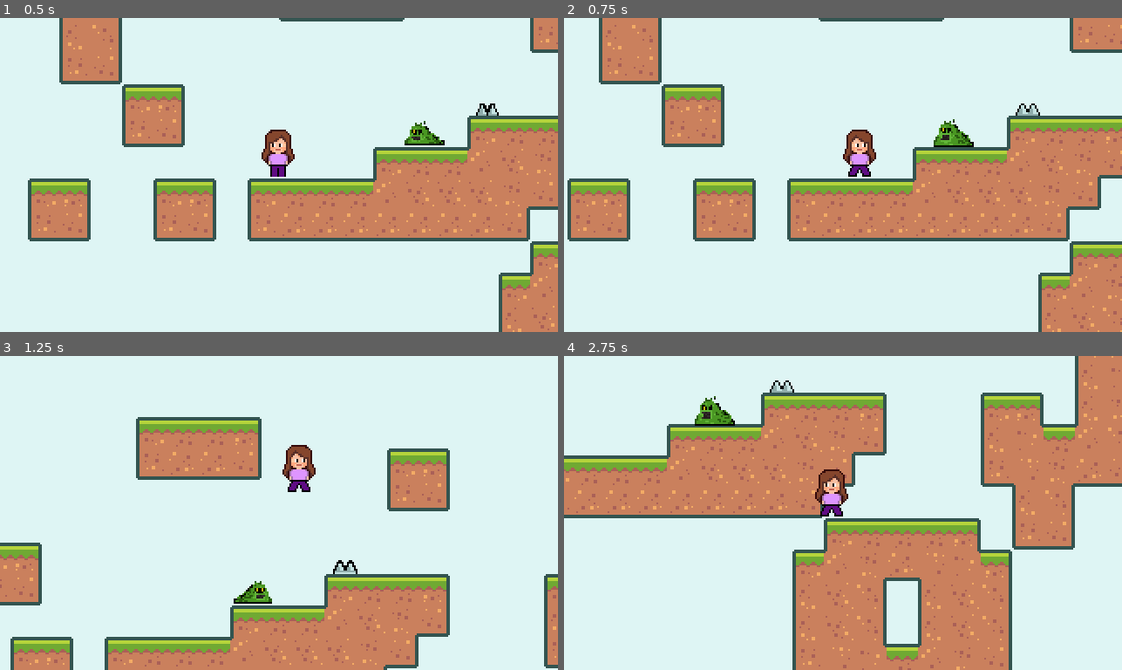
Above: before the commit, frames 1-4 (two rows, left to right).
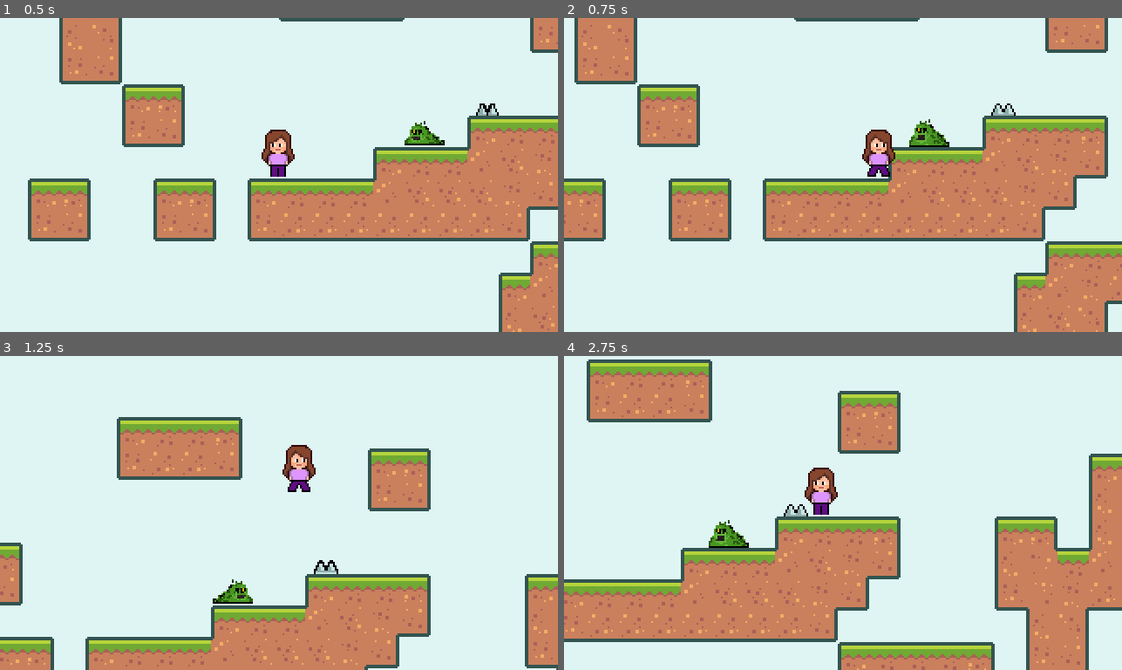
Above: after the commit, the same moments.

Repository: kirpiim/EqoQuest
Game: Godot game, scene res://scenes/BaseLevel.tscn
The game is run twice, just before and just after one commit, with the same random seed, the same clock (stepped at 60 frames per second) and the same inputs. This scene is started directly instead of the project's main scene.
Inputs:
- Up to frame 1 (0.5 s): no input
- Up to frame 2 (0.75 s): hold Right (move_right) from 0.53 s (still down); tap Shift (dash) at 0.6 s
- Up to frame 3 (1.25 s): keep holding Right (move_right); tap W (jump) at 0.77, 0.8, 1.07 s
- Up to frame 4 (2.75 s): tap W (jump) at 1.35, 1.52, 1.82, 2.3 s; tap Shift (dash) at 1.55, 2.1 s; release Right (move_right) at 2.03 s; hold Left (move_left) from 2.03 s (still down)

Frame 1 is identical in both runs. In frame 2, 19% of the frame differs, in the area x 0-100%, y 0-100%; in frame 3, 11%; in frame 4, 61%.

Commit message:
feat(player): implement dash movement state with acceleration decay
- Added DASHING state to player finite state machine alongside NORMAL
- Introduced configurable dash speed parameters (`maxDashSpeed`, `minDashSpeed`)
- Implemented `change_state()` utility for controlled state transitions
- Added `process_dash()` to handle dash behavior:
  • Initializes horizontal velocity burst based on facing direction
  • Plays jump animation when dash begins
  • Applies velocity decay using lerp until falling below minimum threshold
  • Transitions back to NORMAL state after dash completes
- Integrated dash trigger into NORMAL state logic with input binding
- Ensured dash mechanics remain consistent with existing jump/gravity system

Diff:
--- a/scenes/Player.gd
+++ b/scenes/Player.gd
@@ -1,6 +1,8 @@
 extends KinematicBody2D
 
 signal died
+
+enum State{NORMAL , DASHING}
 
 var gravity = 1000
 var velocity = Vector2.ZERO
@@ -9,6 +11,10 @@
 var horizontalAcceleration = 2000
 var jumpTerminationMultiplier = 4
 var hasDoubleJump = false
+var maxDashSpeed = 500
+var minDashSpeed = 100
+var currentState = State.NORMAL
+var isStateNew = true
 
 
 func _ready():
@@ -16,6 +22,18 @@
 
 
 func _process(delta):
+	match currentState:
+		State.NORMAL:
+			process_normal(delta)
+		State.DASHING:
+			process_dash(delta)
+	isStateNew = false
+
+func change_state(newState):
+	currentState = newState
+	isStateNew = true
+
+func process_normal(delta):
 	var moveVector = get_movement_vector()
 
 	velocity.x += moveVector.x * horizontalAcceleration * delta
@@ -48,7 +66,27 @@
 	if(is_on_floor()):
 		hasDoubleJump = true
 
+	if(Input.is_action_just_pressed("dash")):
+		call_deferred("change_state", State.DASHING)
+
 	update_animation()
+
+func process_dash(delta):
+	if(isStateNew):
+		$AnimatedSprite.play("jump")
+		var moveVector = get_movement_vector()
+		var velocityMod = 1
+		if(moveVector.x != 0):
+			velocityMod = sign(moveVector.x)
+		else:
+			velocityMod = 1 if $AnimatedSprite.flip_h else -1
+
+		velocity = Vector2(maxDashSpeed * velocityMod , 0)
+	velocity = move_and_slide(velocity, Vector2.UP)
+	velocity.x = lerp(0, velocity.x, pow(2, -8 * delta))
+
+	if(abs(velocity.x) < minDashSpeed):
+		call_deferred("change_state", State.NORMAL)
 
 func get_movement_vector():
 	var moveVector = Vector2.ZERO
